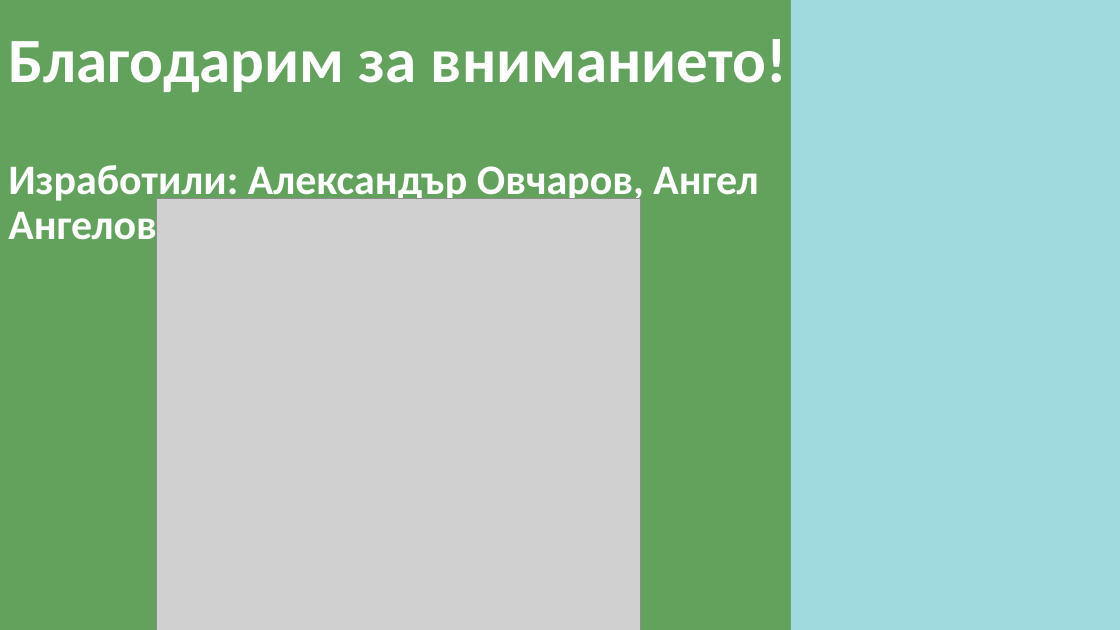
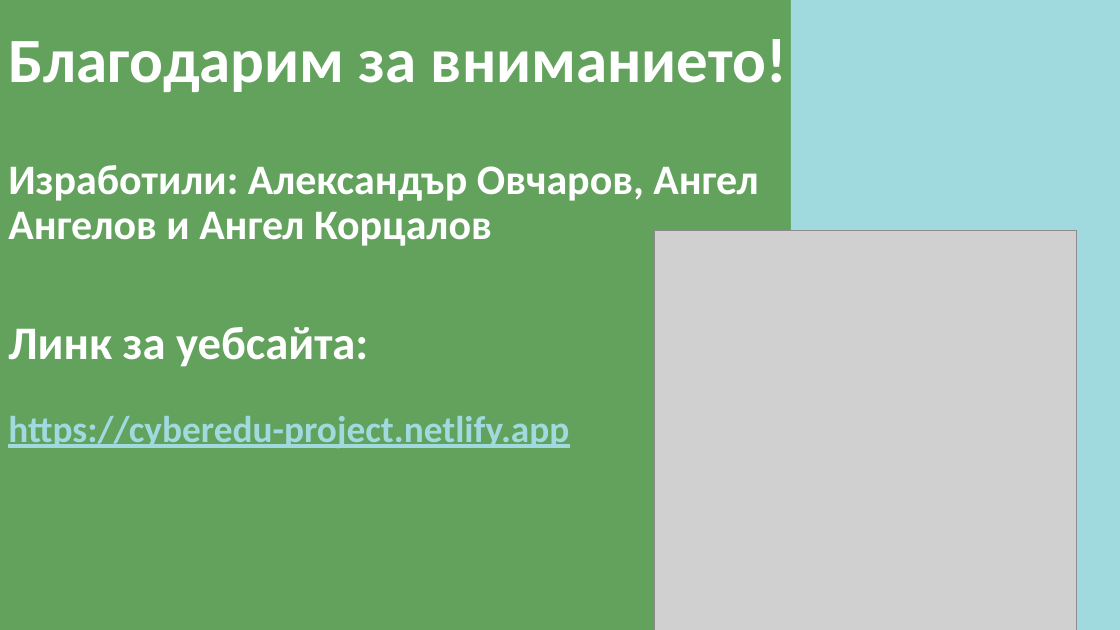
Before and after one commit to AleksandarOvcharov/school-project, a slide deck: slide 7 of Кибертормоз и дигитална етика.pptx. Drawn at 1120x630 pixels with LibreOffice and Linux fonts; fonts in the diff are those of the drawing; grey boxes stand for pictures. Boxes give left, top, right and bottom in pixels: in the first picture for what was removed or moved away, otherwise in the second. Text is boxed around its words. In the diff, an @@ line names an element or a change of style, - is before the commit and + after.

Commit message:
Updated pptx

```diff
--- a/Кибертормоз и дигитална етика.pptx
+++ b/Кибертормоз и дигитална етика.pptx
@@ picture: place and size @@
-picture at (157, 199, 640, 630)
+picture at (655, 231, 1076, 630)
@@ text added at (8, 327, 569, 448), 32 pt, text #A0DADE, bold, underline @@
+Линк за уебсайта:
+https://cyberedu-project.netlify.app
```
